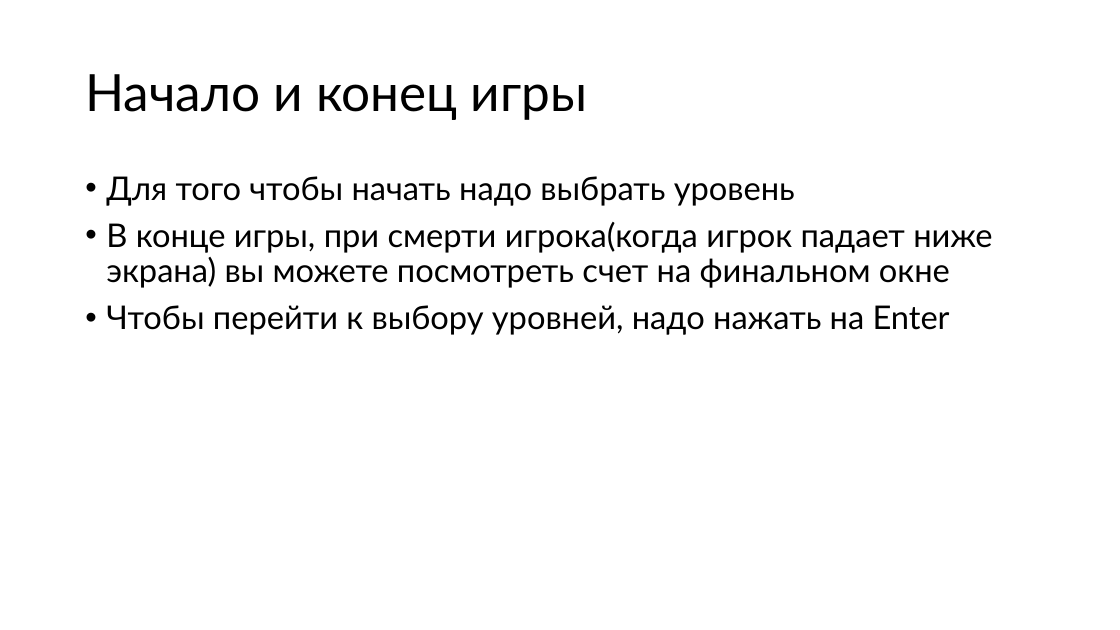
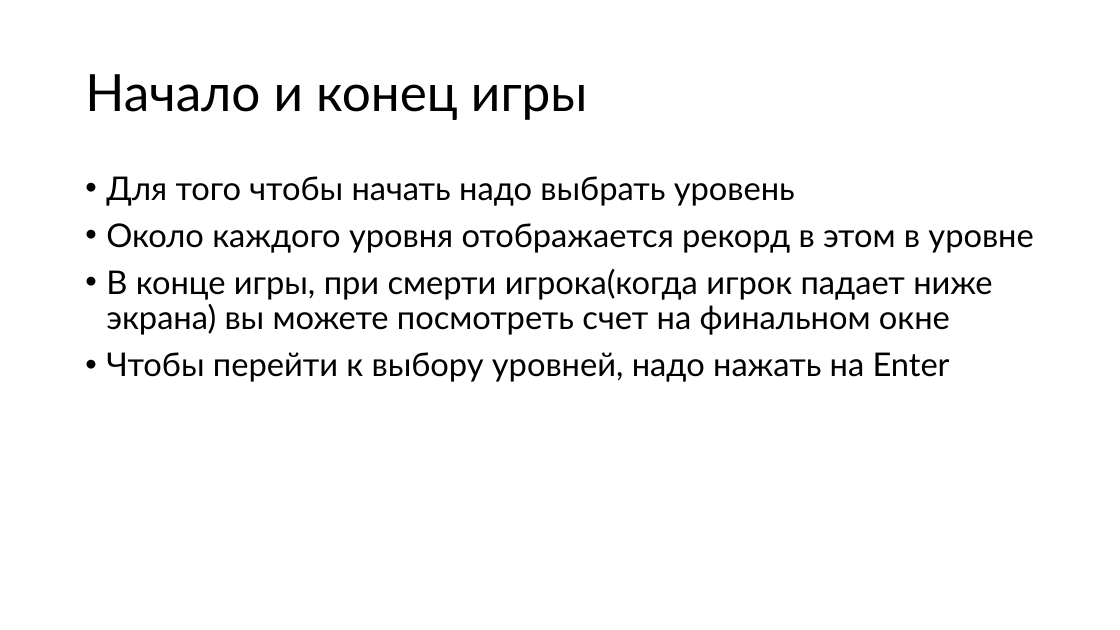
Before and after one commit to el1zavetag/doodle_prygaet, a slide deck: slide 6 of проект.pptx. Drawn at 1120x630 pixels with LibreOffice and Linux fonts; fonts in the diff are those of the drawing. Boxes give left, top, right and bottom in pixels: in the first picture for what was removed or moved away, otherwise in the second. Text is boxed around its words. In the diff, an @@ line names an element or a change of style, - is before the commit and + after.

```diff
--- a/проект.pptx
+++ b/проект.pptx
@@ text at box(106, 223, 1033, 253): paragraph added @@
+• Около каждого уровня отображается рекорд в этом в уровне
```
Also in this commit, not shown: 3 other slides changed, 7 other files.
